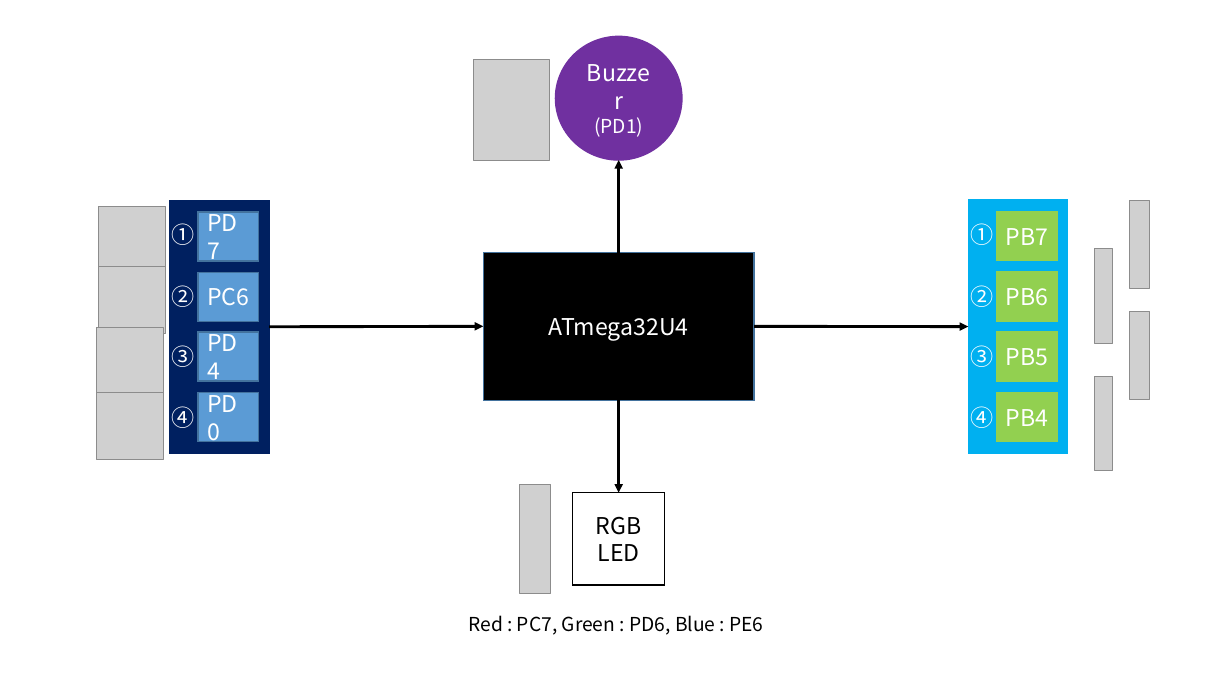
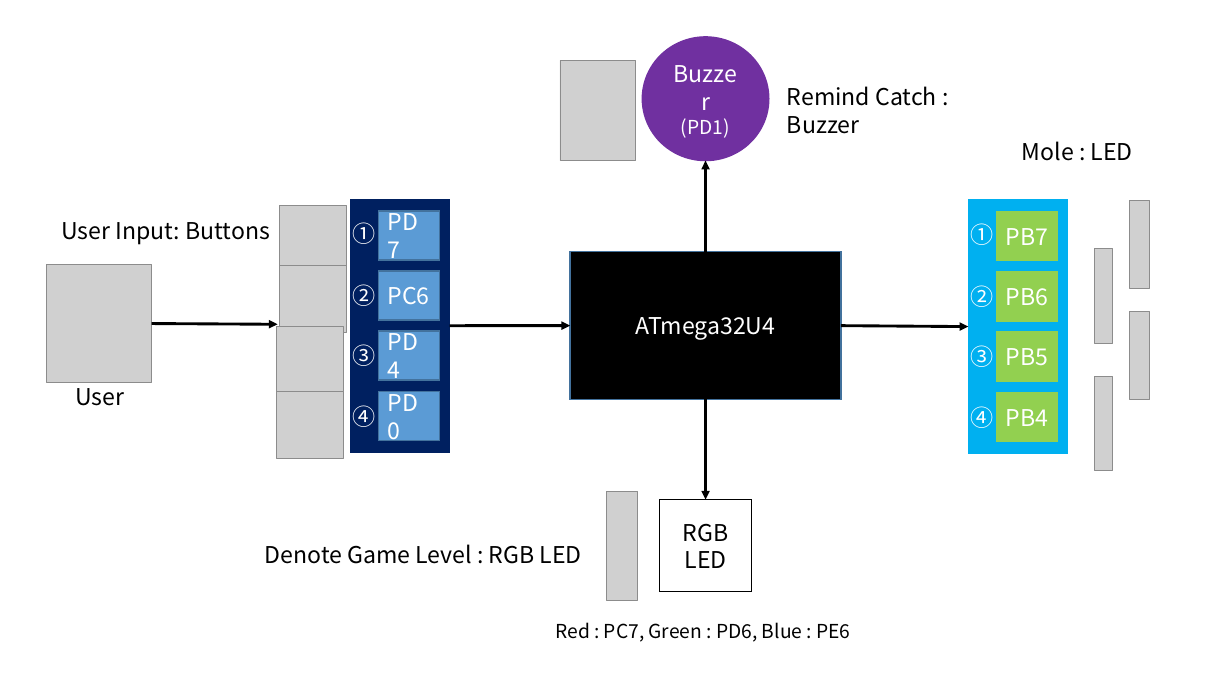
Before and after one commit to MagmaTart/JumpUP-2017-Summer, a slide deck: slide 1 of mole-project/SoominLee_mole-diagram_20170724.pptx. Drawn at 1232x693 pixels with LibreOffice and Linux fonts; fonts in the diff are those of the drawing; grey boxes stand for pictures. Boxes give left, top, right and bottom in pixels: in the first picture for what was removed or moved away, otherwise in the second. Text is boxed around its words. In the diff, an @@ line names an element or a change of style, - is before the commit and + after.

Commit message:
Modify FlowCharts and add images to wiki

```diff
--- a/mole-project/SoominLee_mole-diagram_20170724.pptx
+++ b/mole-project/SoominLee_mole-diagram_20170724.pptx
@@ text added at (x1=787, y1=86, x2=937, y2=134), 18 pt, text #000000 @@
+Remind Catch : Buzzer
@@ text added at (x1=1022, y1=141, x2=1133, y2=161), 18 pt, text #000000 @@
+Mole : LED
@@ 1 picture, 1 rectangle, 1 ellipse, 1 arrow moved together from (x1=473, y1=36, x2=754, y2=400) to (x1=560, y1=37, x2=841, y2=400) @@
@@ 5 rectangles, 4 pictures, 4 texts moved together from (x1=96, y1=201, x2=270, y2=460) to (x1=276, y1=200, x2=450, y2=459) @@
@@ text added at (x1=61, y1=222, x2=270, y2=244), 18 pt, text #000000 @@
+User Input: Buttons
@@ picture added at (x1=47, y1=264, x2=152, y2=383) @@
@@ arrow added from (152, 323) to (277, 324), #000000 2.25 pt @@
@@ arrow moved from (269, 327) - (483, 326) to (450, 326) - (570, 325) @@
@@ arrow moved from (754, 326) - (969, 327) to (841, 325) - (969, 327) @@
@@ text added at (x1=75, y1=382, x2=124, y2=406), 18 pt, text #000000 @@
+User
@@ arrow moved from (619, 400) - (619, 493) to (706, 399) - (706, 500) @@
@@ picture moved from (x1=520, y1=484, x2=552, y2=593) to (x1=607, y1=492, x2=639, y2=601) @@
@@ rectangle "RGB LED" moved from (x1=573, y1=493, x2=665, y2=585) to (x1=660, y1=500, x2=752, y2=592) @@
@@ text added at (x1=265, y1=544, x2=582, y2=564), 18 pt, text #000000 @@
+Denote Game Level : RGB LED
@@ text "Red : PC7, Green : ..." moved from (x1=468, y1=615, x2=763, y2=635) to (x1=555, y1=622, x2=850, y2=642) @@
```
Also in this commit, not shown: 1 slide added.
